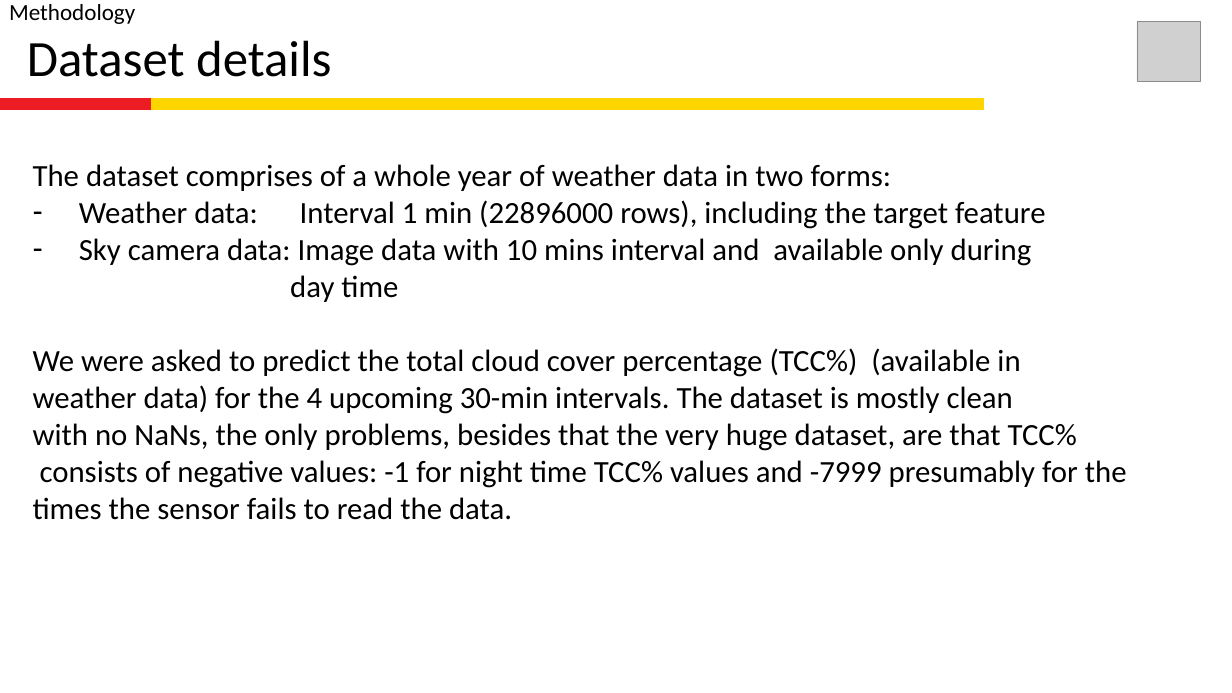
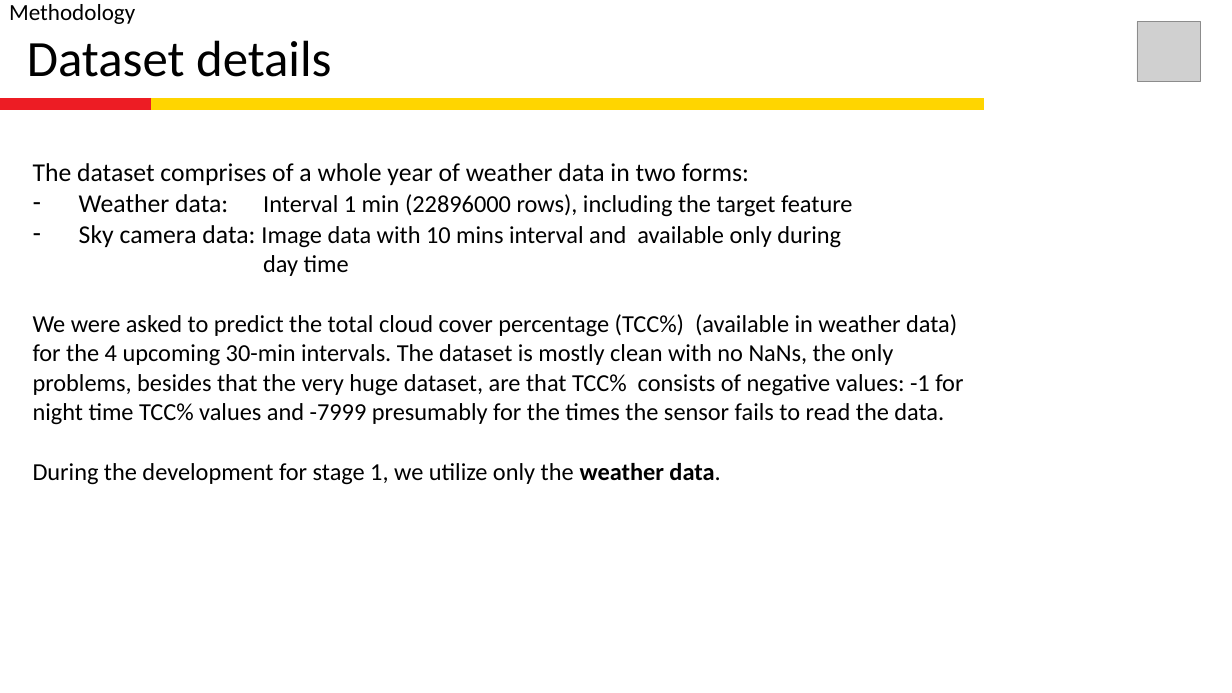
Before and after one commit to paramudya/alexandra-for-shellai, a slide deck: slide 2 of alexandra_pitch-stage1-v1.pptx. Drawn at 1232x693 pixels with LibreOffice and Linux fonts; fonts in the diff are those of the drawing; grey boxes stand for pictures; background and template pictures are left out. Boxes give left, top, right and bottom in pixels: in the first picture for what was removed or moved away, otherwise in the second. Text is boxed around its words. In the diff, an @@ line names an element or a change of style, - is before the commit and + after.

```diff
--- a/alexandra_pitch-stage1-v1.pptx
+++ b/alexandra_pitch-stage1-v1.pptx
@@ rectangle: place and size @@
-rectangle at <box>0,104,1232,625</box>
+rectangle at <box>0,104,1232,693</box>
@@ text at <box>33,163,853,276</box>: size 24 to 20 pt in "The dataset comprises of a whole year ...", "Weather data:", "Sky camera data:"; size 24 to 19 pt in "Interval 1 min (22896000 rows), including the ...", "Image data with 10 mins interval and ...", "day time" @@
@@ text at <box>33,314,963,485</box>: text changed; size 24 to 19 pt @@
-We were asked to predict the total cloud cover percentage (TCC%) (available in
-weather data) for the 4 upcoming 30-min intervals. The dataset is mostly clean
-with no NaNs, the only problems, besides that the very huge dataset, are that TCC%
-consists of negative values: -1 for night time TCC% values and -7999 presumably for the times the sensor fails to read the data.
+We were asked to predict the total cloud cover percentage (TCC%) (available in weather data) for the 4 upcoming 30-min intervals. The dataset is mostly clean with no NaNs, the only problems, besides that the very huge dataset, are that TCC% consists of negative values: -1 for night time TCC% values and -7999 presumably for the times the sensor fails to read the data.
+During the development for stage 1, we utilize only the weather data.
```
Also in this commit, not shown: 6 other slides changed, 2 slides added, 1 other file.
